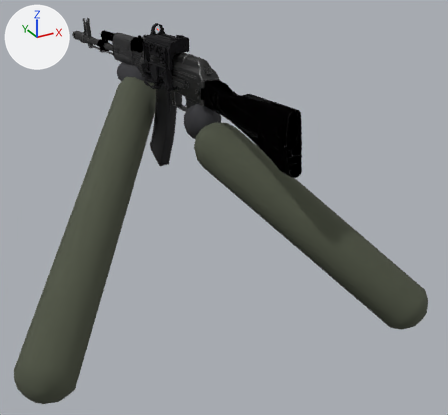
The glTF model physicsbox/assets/weapons/ak74_fp.glb as it was, and as the next commit left it.
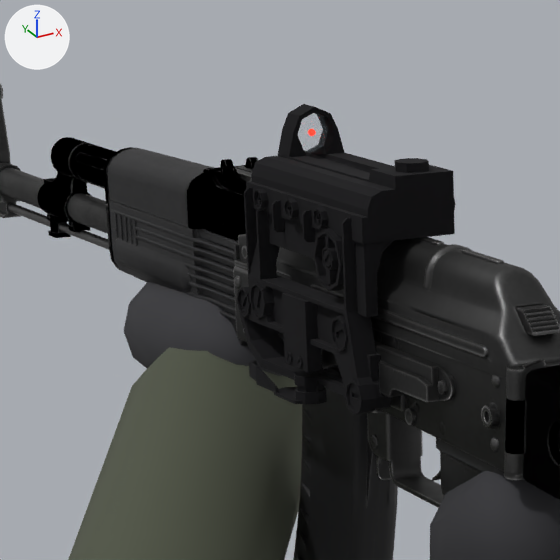
Old and new are each drawn whole from a 50 mm camera at (-0.361, -0.714, 0.058) aimed at (0.182, 0.274, -0.436) and again close up on the part from 20% to 47% of the width and 0% to 30% of the height. The lights are fixed; the arrows at upper left show +X, +Y and +Z. The first two pictures are the older version. Vertices at exactly the same position are counted once.

Names of what the first close-up shows: 'AK', 'ArmL', 'HandL', 'HandR', 'Kobra', 'Mag' and 1 more.
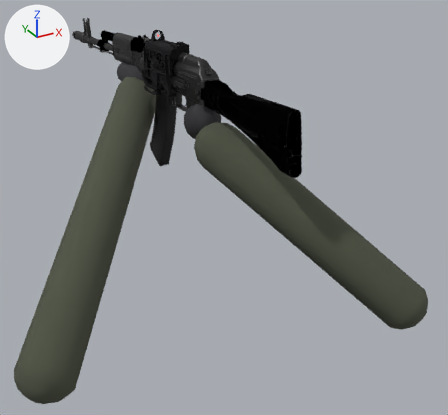
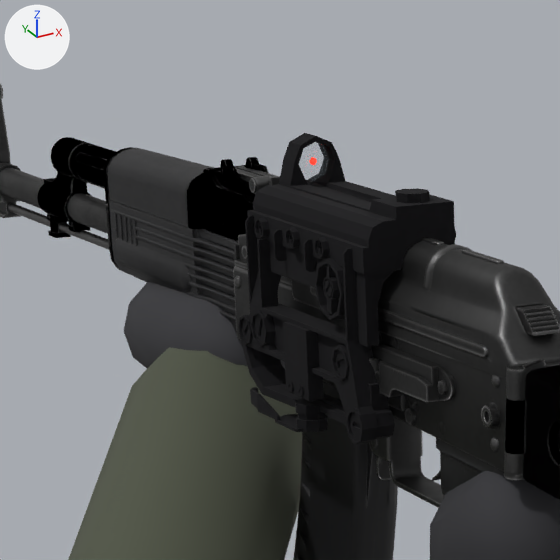
What differs and where, as boxes [x1, y1, x2, y2] in the close-ups (560 x 560 px):
'Kobra', moved
    before: [237, 104, 456, 415]
    after: [238, 133, 456, 444]

What changed in the scene script:
```text
Change me_kobra_sight_mat_1_0:
    used by ob_kobra; location = (0.0, 0.0, 0.0)
    remove me_kobra_sight_mat_1_0.from_pydata(...)  # 939 vertices, 1866 faces; spans x 0.0962..0.1529, y 0.3433..0.464, z -0.2164..-0.1002
    add me_kobra_sight_mat_1_0.from_pydata(...)  # 939 vertices, 1866 faces; spans x 0.0962..0.1529, y 0.3433..0.464, z -0.2284..-0.1123
    me_kobra_sight_mat_1_0 part 1: the whole mesh is moved by (0.0, 0.0, -0.0121)
```
